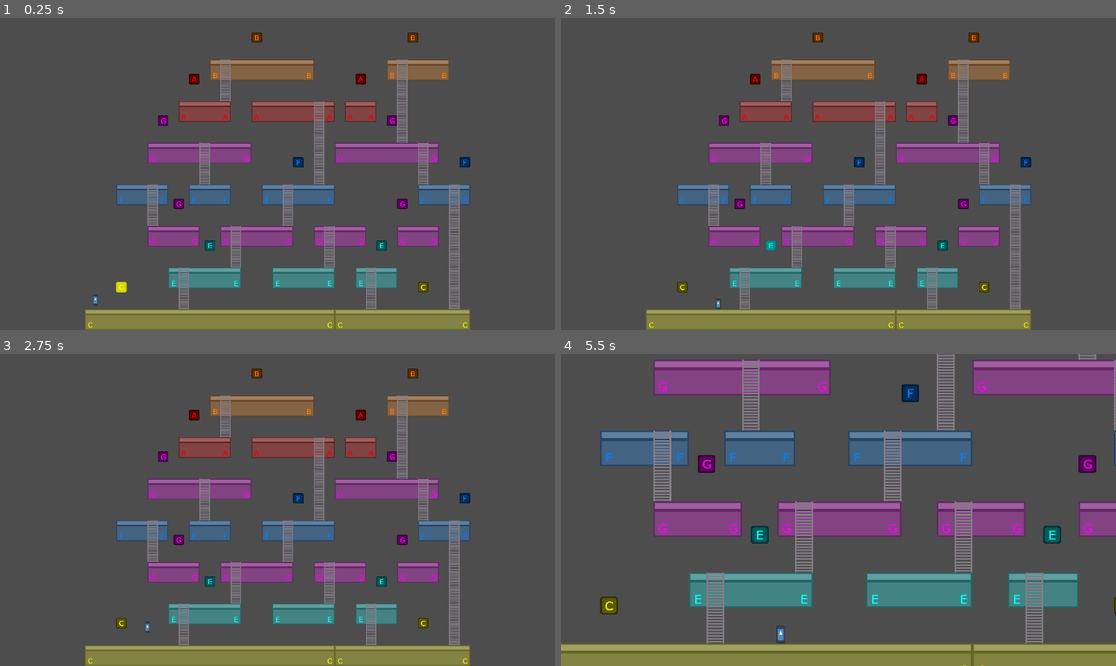
Above: before the commit, frames 1-4 (two rows, left to right).
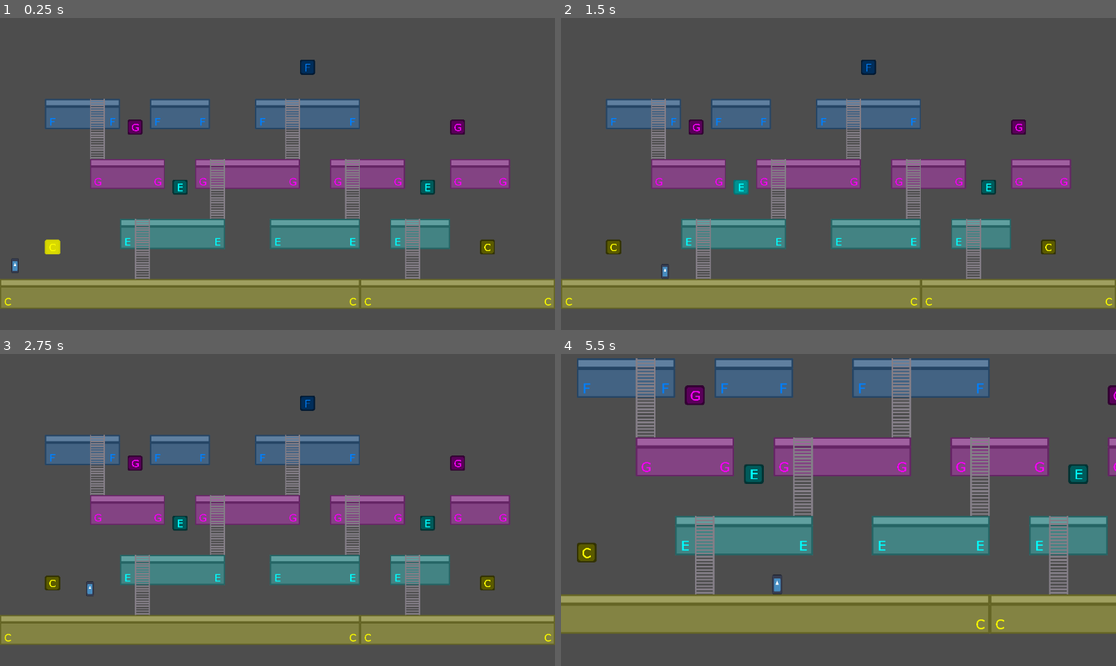
Above: after the commit, the same moments.

Repository: nicom7/game-off-2023
Game: Godot game, scene res://levels/world_a.tscn
Same seed, same stepped clock (60 frames per second), same inputs: the game is played once before the commit and once after it. This scene is started directly instead of the project's main scene. The engine's default icon, where the game draws it, is replaced by a stand-in: a white triangle on a blue panel in a dark square.
Inputs:
- Up to frame 1 (0.25 s): no input
- Up to frame 2 (1.5 s): hold Right (ui_right) from 0.53 s (still down); tap U (A_note) at 0.6 s; tap Enter at 1.25 s; tap I (B_note) at 1.35 s
- Up to frame 3 (2.75 s): tap Space at 2 s; release Right (ui_right) at 2.03 s; hold Left (ui_left) from 2.03 s (still down); tap O (C_note) at 2.1 s
- Up to frame 4 (5.5 s): tap Enter at 2.75 s; release Left (ui_left) at 2.78 s; hold Right (ui_right) 2.78-4.28 s; tap P (D_note) at 2.85 s; tap Space at 3.5 s; tap R (E_note) at 3.6 s; hold Left (ui_left) 4.28-5.03 s; tap T (F_note) at 4.35 s; hold Right (ui_right) from 5.03 s (still down); tap Y (G_note) at 5.1 s

The runs differ from the first frame. In frame 1, 40% of the frame differs, in the area x 0-100%, y 4-100%; in frame 2, 40%; in frame 3, 40%; in frame 4, 61%, in the area x 0-100%, y 0-100%.

Commit message:
Setup world stages (wip)
- Setup world stages and platform sets from level info provider data

Diff:
--- a/levels/level_info_provider.gd
+++ b/levels/level_info_provider.gd
@@ -1,24 +1,24 @@
 extends Node
 
-@export_range(1, 99) var stage_count: int = 7
+@export_range(1, 99) var stage_count_max: int = 7
 @export_range(1, 99) var notes_per_stage_max: int = 1
 @export var notes: Array[Globals.Tone] = []
 
+var stage_notes: Dictionary:
+	get:
+		return _stage_notes
+
 var _stage_notes: Dictionary = {}
-
-func get_stage_notes(stage: int) -> Array[Globals.Tone]:
-	return _stage_notes[stage]
-
 
 func _update_stage_notes():
 	_stage_notes.clear()
 	var remaining_notes = notes.duplicate()
 
-	for i in stage_count:
+	for i in stage_count_max:
 		_stage_notes[i] = []
 		for j in notes_per_stage_max:
 			_stage_notes[i].append(remaining_notes.pop_front())
-			if remaining_notes.size() < stage_count - i:
+			if remaining_notes.size() < stage_count_max - i:
 				break
 		if remaining_notes.is_empty():
 			break
--- a/levels/world.gd
+++ b/levels/world.gd
@@ -1,10 +1,4 @@
 extends Node2D
-
-@export_range(1, 7) var stage_count: int = 7:
-	set(value):
-		if stage_count != value:
-			stage_count = value
-			_update_stages()
 
 var player_tone: Globals.Tone
 @export var ambient_note_player_scene: PackedScene
@@ -16,12 +10,20 @@
 
 var _stages: Array[Node] = []
 
+func _get_platform_sets(stage: Node) -> Array[PlatformSet]:
+	var platform_sets: Array[PlatformSet] = []
+	for c in stage.get_children():
+		var ps: PlatformSet = c as PlatformSet
+		if ps:
+			platform_sets.append(ps)
+
+	return platform_sets
+
 func _setup_boundaries():
-	for i in stage_count:
-		for c in _stages[i].get_children():
-			var ps: PlatformSet = c as PlatformSet
-			if ps:
-				_bounding_rect = _bounding_rect.merge(ps.get_bounding_rect())
+	for i in $Environment/Stages.get_child_count():
+		var sets = _get_platform_sets(_stages[i])
+		for ps in sets:
+			_bounding_rect = _bounding_rect.merge(ps.get_bounding_rect())
 
 	# Use center of overview rect as camera center
 	%CameraCenter.global_position = _bounding_rect.get_center()
@@ -51,7 +53,13 @@
 	for s in _stages:
 		$Environment/Stages.remove_child(s)
 
-	for i in stage_count:
+	var stage_notes: Dictionary = $LevelInfoProvider.stage_notes
+	for i in stage_notes.size():
+		var platform_sets = _get_platform_sets(_stages[i])
+		for ps in platform_sets:
+			_stages[i].remove_child(ps)
+		for j in stage_notes[i].size():
+			_stages[i].add_child(platform_sets[j])
 		$Environment/Stages.add_child(_stages[i])
 
 # Called when the node enters the scene tree for the first time.
--- a/levels/world_a.tscn
+++ b/levels/world_a.tscn
@@ -74,6 +74,7 @@
 target_node_path = NodePath("../CameraCenter")
 move_speed = 1.4
 position_easing = SubResource("Curve_1888p")
+target_zoom = Vector2(0.25, 0.25)
 zoom_easing = SubResource("Curve_q2det")
 
 [node name="Stage0" type="Node2D" parent="Environment/Stages" index="0"]
@@ -488,7 +489,7 @@
 switch_blocks = [NodePath("../../Environment/Stages/Stage0/PlatformSet/SwitchBlock"), NodePath("../../Environment/Stages/Stage1/PlatformSet/SwitchBlock")]
 
 [node name="LevelInfoProvider" parent="." index="6"]
-stage_count = 4
+stage_count_max = 4
 notes_per_stage_max = 2
 notes = Array[int]([2, 3, 4, 5, 6, 0, 1])
 
